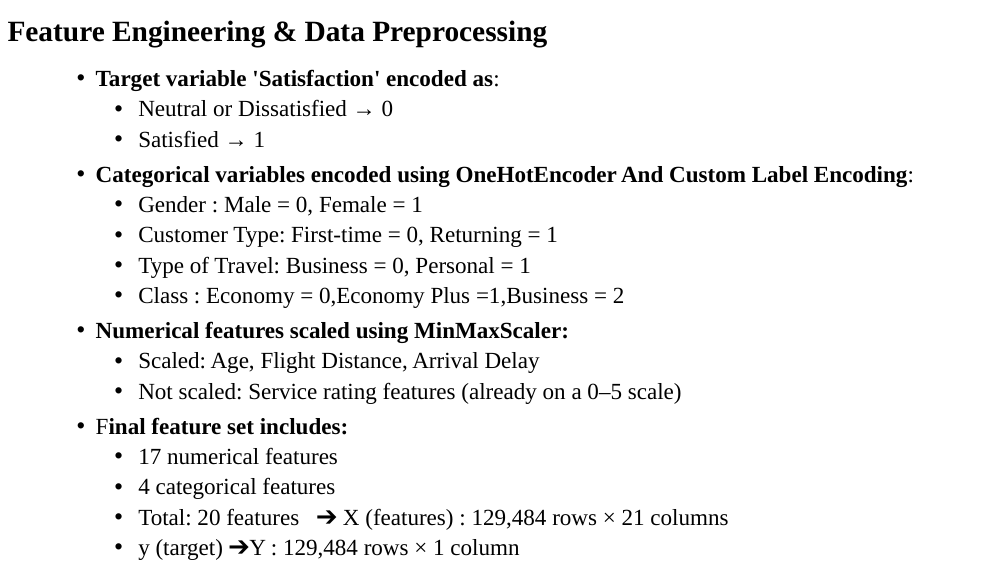
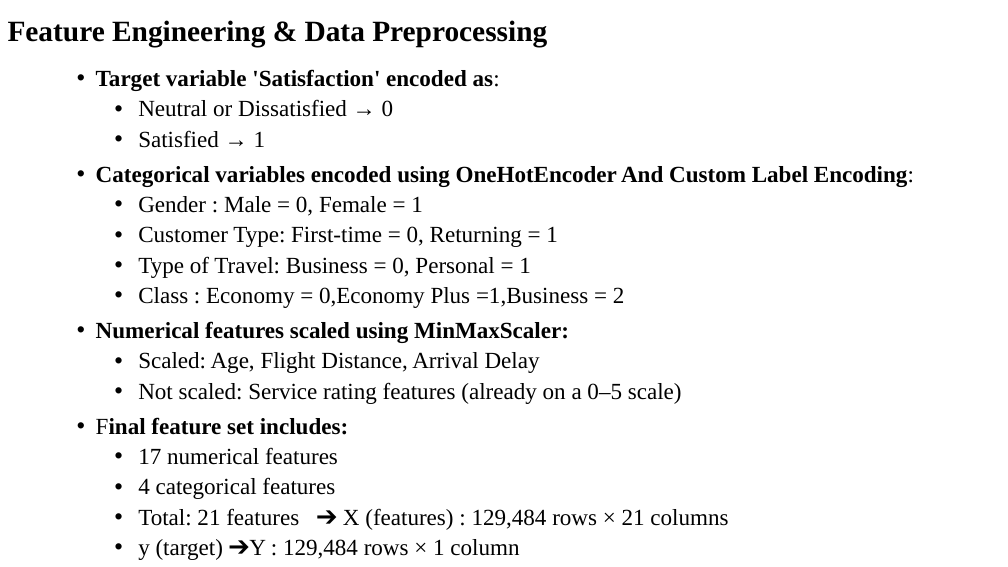
Before and after one commit to saisubbaraom2003/Predicting-Airline-Passenger-Satisfaction-Using-Machine-Learning, a slide deck: slide 10 of PPT.pptx. Drawn at 1008x567 pixels with LibreOffice and Linux fonts; fonts in the diff are those of the drawing. Boxes give left, top, right and bottom in pixels: in the first picture for what was removed or moved away, otherwise in the second. Text is boxed around its words. In the diff, an @@ line names an element or a change of style, - is before the commit and + after.

```diff
--- a/PPT.pptx
+++ b/PPT.pptx
@@ text at [138, 508, 728, 530]: text changed @@
-  • Total: 20 features ➔ X (features) : 129,484 rows × 21 columns
+  • Total: 21 features ➔ X (features) : 129,484 rows × 21 columns
```
